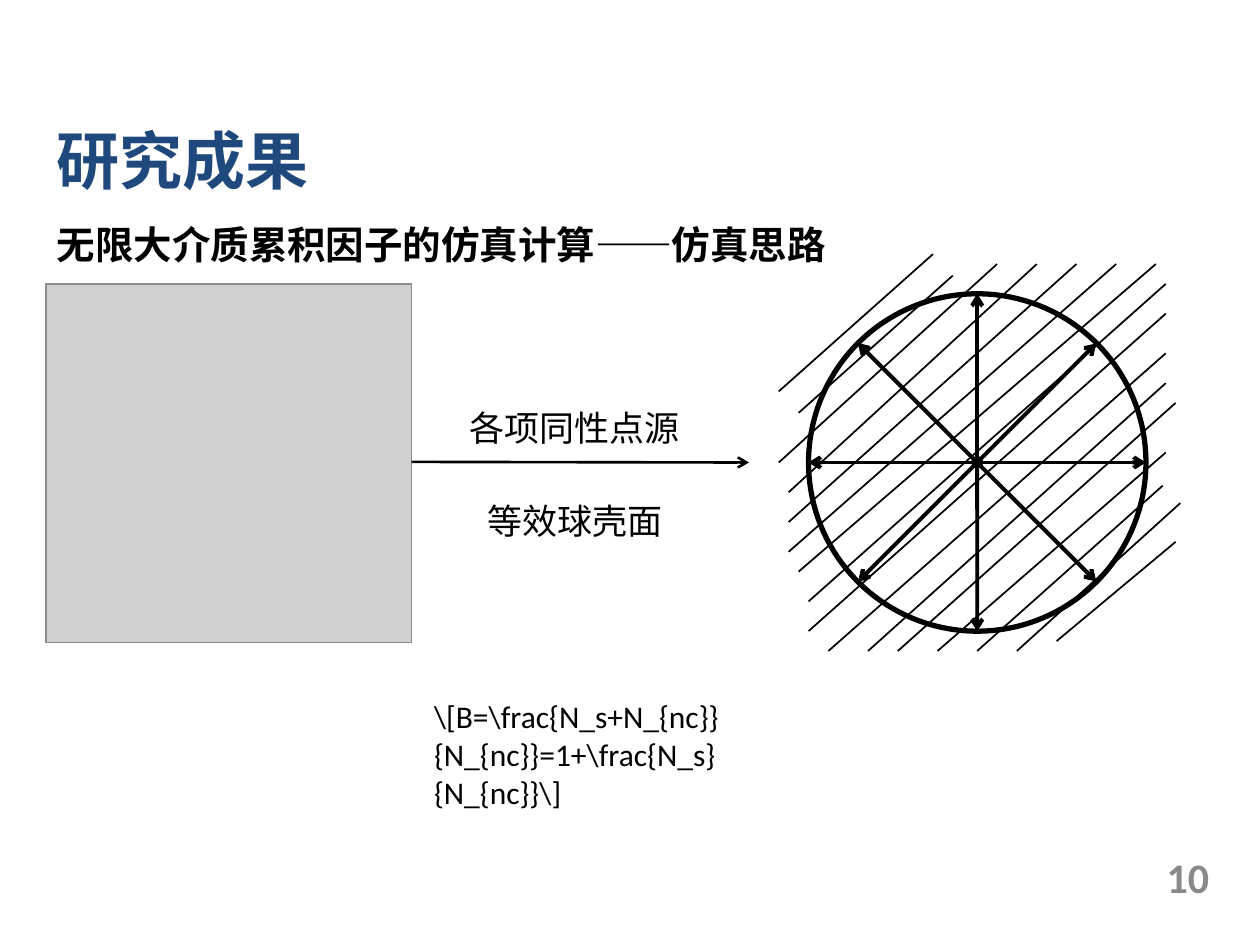
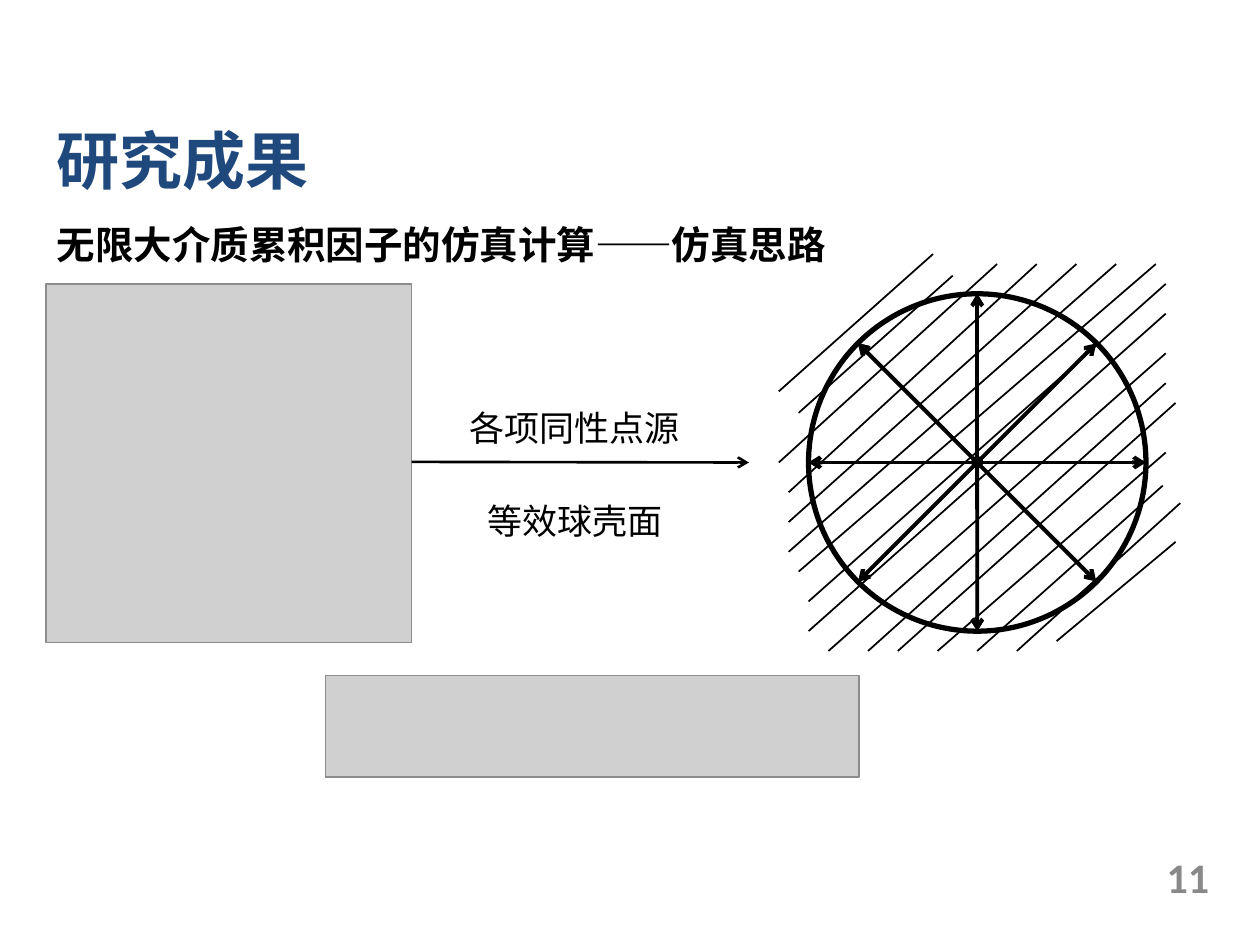
Before and after one commit to Apricot1024/GraduationProject, a slide deck: slide 11 of 2.中期/中期.pptx (slide 10 before the commit). Drawn at 1260x945 pixels with LibreOffice and Linux fonts; fonts in the diff are those of the drawing; grey boxes stand for pictures; background and template pictures are left out. Boxes give left, top, right and bottom in pixels: in the first picture for what was removed or moved away, otherwise in the second. Text is boxed around its words. In the diff, an @@ line names an element or a change of style, - is before the commit and + after.

```diff
--- a/2.中期/中期.pptx
+++ b/2.中期/中期.pptx
@@ picture added at (x1=326, y1=675, x2=859, y2=776) @@
@@ text removed at (x1=434, y1=705, x2=719, y2=809) @@
-\[B=\frac{N_s+N_{nc}}{N_{nc}}=1+\frac{N_s}{N_{nc}}\]
@@ page number at (x1=1167, y1=866, x2=1210, y2=893): text changed @@
-10
+11
```
Also in this commit, not shown: 5 other slides changed, 1 slide added, 21 other files.
